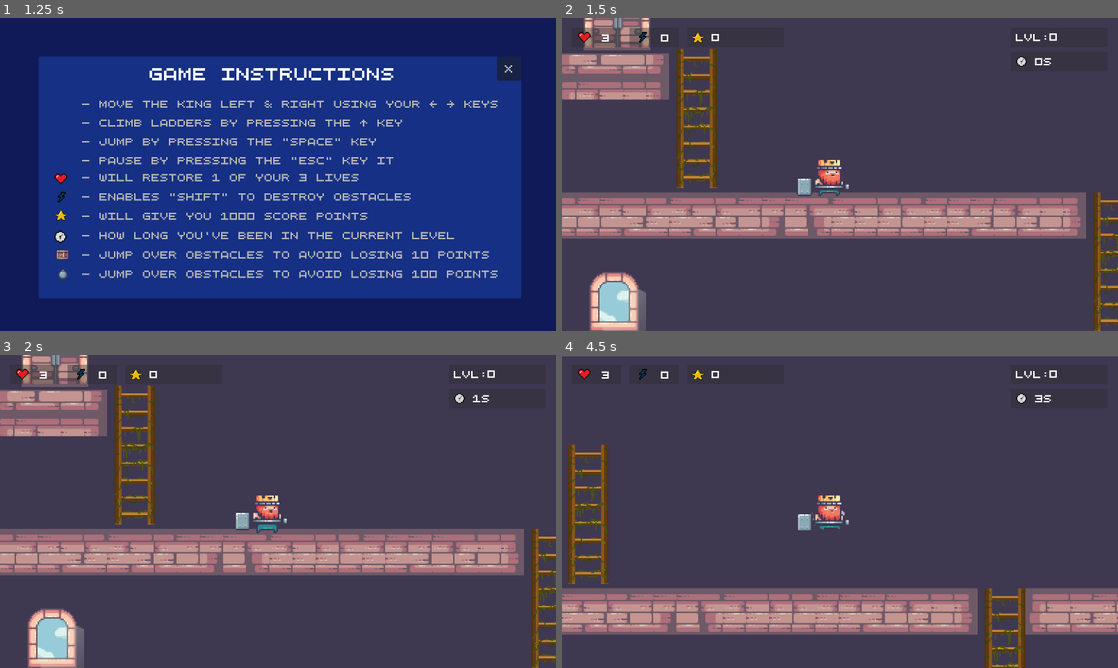
Above: before the commit, frames 1-4 (two rows, left to right).
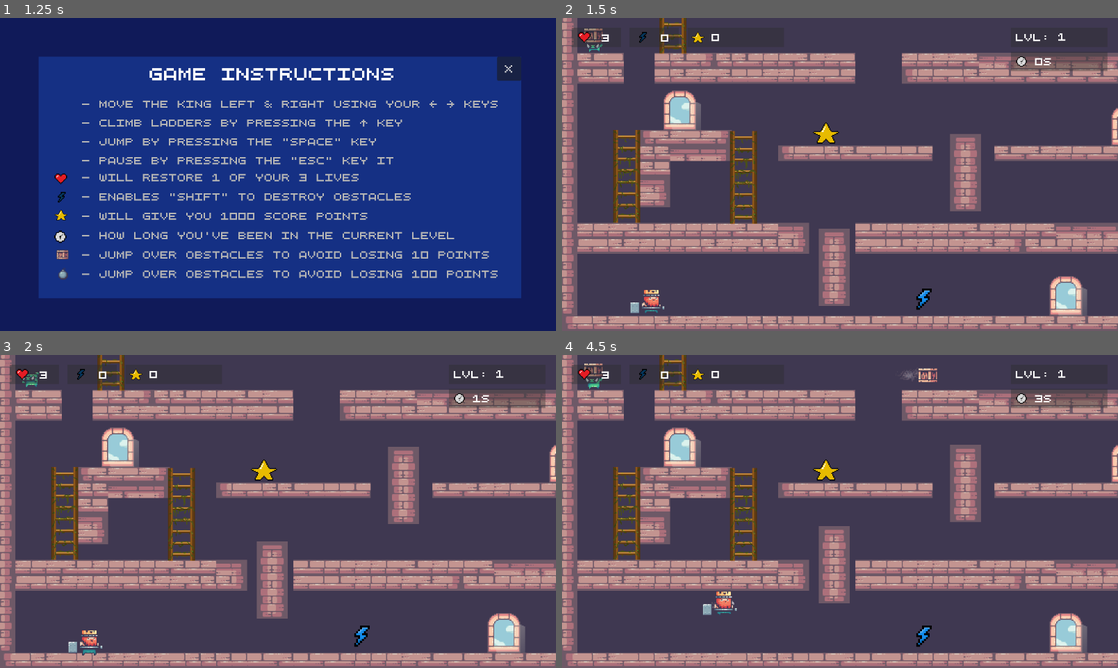
Above: after the commit, the same moments.

Repository: Ai2045/Castle-Climbers
Game: Godot game, scene res://Scenes/main_menu.tscn
The game is run twice, just before and just after one commit, with the same random seed, the same clock (stepped at 60 frames per second) and the same inputs.
Inputs:
- Up to frame 1 (1.25 s): click "NEW GAME" at 0.5 s
- Up to frame 2 (1.5 s): click "X" at 1.25 s
- Up to frame 3 (2 s): no input
- Up to frame 4 (4.5 s): tap Enter at 2 s; hold Right (ui_right) 2.03-2.78 s; hold Shift (ui_attack) 2.03-2.78 s; tap Space (ui_jump) at 2.27, 2.3, 2.57, 2.85, 3.02, 3.32, 3.8 s; hold Left (ui_left) 2.78-3.53 s; tap Shift (ui_attack) at 3.05, 4.35 s; hold Right (ui_right) 3.53-4.28 s; hold Shift (ui_attack) 3.53-4.28 s; hold Up (ui_up) from 4.28 s (still down)

Frame 1 is identical in both runs. In frame 2, 47% of the frame differs, in the area x 0-100%, y 0-100%; in frame 3, 47%; in frame 4, 50%.

Commit message:
fixed bugs

Diff:
--- a/Scenes/Bomb.tscn
+++ b/Scenes/Bomb.tscn
@@ -121,6 +121,9 @@
 shape = SubResource("CircleShape2D_kq0mx")
 
 [node name="Timer" type="Timer" parent="."]
+wait_time = 0.05
+one_shot = true
 
 [connection signal="body_entered" from="." to="." method="_on_body_entered"]
+[connection signal="animation_finished" from="AnimatedSprite2D" to="." method="_on_animated_sprite_2d_animation_finished"]
 [connection signal="timeout" from="Timer" to="." method="_on_timer_timeout"]
--- a/Scenes/BombSpawner.tscn
+++ b/Scenes/BombSpawner.tscn
@@ -68,6 +68,7 @@
 animated_sprite = NodePath("AnimatedSprite2D")
 
 [node name="Timer" type="Timer" parent="."]
+wait_time = 5.0
 autostart = true
 
 [node name="AnimatedSprite2D" type="AnimatedSprite2D" parent="."]
--- a/Scenes/Main.tscn
+++ b/Scenes/Main.tscn
@@ -2100,7 +2100,7 @@
 scale = Vector2(1, 0.75)
 
 [node name="Player" parent="." instance=ExtResource("1_45st0")]
-position = Vector2(358, 160)
+position = Vector2(100, 620)
 
 [node name="Platforms" type="Node2D" parent="."]
 
--- a/Scenes/Main_2.tscn
+++ b/Scenes/Main_2.tscn
@@ -2019,7 +2019,7 @@
 
 [sub_resource type="Animation" id="Animation_8n2ex"]
 resource_name = "bomb_movement"
-length = 5.0
+length = 10.0
 tracks/0/type = "value"
 tracks/0/imported = false
 tracks/0/enabled = true
@@ -2027,7 +2027,7 @@
 tracks/0/interp = 1
 tracks/0/loop_wrap = true
 tracks/0/keys = {
-"times": PackedFloat32Array(0, 5),
+"times": PackedFloat32Array(0, 10),
 "transitions": PackedFloat32Array(1, 1),
 "update": 0,
 "values": [0.0, 1.0]
--- a/Scenes/player.tscn
+++ b/Scenes/player.tscn
@@ -206,7 +206,7 @@
 }],
 "loop": false,
 "name": &"attack",
-"speed": 7.0
+"speed": 5.0
 }, {
 "frames": [{
 "duration": 1.0,
@@ -246,7 +246,7 @@
 }],
 "loop": false,
 "name": &"damage",
-"speed": 2.0
+"speed": 5.0
 }, {
 "frames": [{
 "duration": 1.0,
@@ -902,7 +902,7 @@
 health = NodePath("UI/Health")
 health_label = NodePath("UI/Health/Label")
 attack = NodePath("UI/Attack")
-attack_boost_timer = NodePath("AttackBoostTimer")
+attack_boost_timer = NodePath("")
 attack_rayCast = NodePath("AttackRayCast")
 score_rayCast = NodePath("ScoreRayCast")
 score_ui = NodePath("UI/Score")
@@ -942,12 +942,10 @@
 
 [node name="AnimatedSprite2D" type="AnimatedSprite2D" parent="."]
 sprite_frames = SubResource("SpriteFrames_0xd8b")
-animation = &"idle"
-frame = 10
-frame_progress = 1.0
+animation = &"attack"
 
 [node name="FixedCamera" type="Camera2D" parent="."]
-zoom = Vector2(3, 3)
+zoom = Vector2(2, 2)
 limit_left = 0
 limit_top = 0
 limit_right = 1152
@@ -1471,11 +1469,8 @@
 sprite_frames = SubResource("SpriteFrames_t8fdc")
 autoplay = "default"
 
-[node name="AttackBoostTimer" type="Timer" parent="."]
-wait_time = 1000.0
-
 [node name="AttackRayCast" type="RayCast2D" parent="."]
-target_position = Vector2(50, 0)
+target_position = Vector2(70, 0)
 collide_with_areas = true
 
 [node name="ScoreRayCast" type="RayCast2D" parent="."]
@@ -1775,5 +1770,4 @@
 [connection signal="pressed" from="PauseMenu/Menu/Container/ButtonSave" to="." method="_on_button_save_pressed"]
 [connection signal="pressed" from="PauseMenu/Menu/Container/ButtonLoad" to="." method="_on_button_load_pressed"]
 [connection signal="pressed" from="PauseMenu/Menu/Container/ButtonQuit" to="." method="_on_button_quit_pressed"]
-[connection signal="timeout" from="AttackBoostTimer" to="." method="_on_attack_boost_timer_timeout"]
 [connection signal="pressed" from="Instructions/Menu/Container/AcceptButton" to="." method="_on_accept_button_pressed"]
--- a/Scripts/Bomb.gd
+++ b/Scripts/Bomb.gd
@@ -14,8 +14,9 @@
 func _on_body_entered(body):
 	if body.name == "Player":
 		sprite_animated.play("explode")
+		Global.is_bomb_moving = false
 		timer.start()
-		Global.is_bomb_moving = false
+
 
 		if Global.can_hurt == true:
 			body.take_damage()
--- a/Scripts/Ladder.gd
+++ b/Scripts/Ladder.gd
@@ -4,9 +4,8 @@
 func _on_body_entered(body):
 	if body.name == "Player":
 		Global.is_climbing = true
-	print(Global.is_climbing)
+
 
 func _on_body_exited(body):
 	if body.name == "Player":
 		Global.is_climbing = false
-	print(Global.is_climbing)
--- a/Scripts/Player.gd
+++ b/Scripts/Player.gd
@@ -49,20 +49,20 @@
 @export var increaseScoreSFX: AudioStreamPlayer
 
 @export var runningParticles: GPUParticles2D
-
 var attack_time_left = 0
-
+var attack_boost_time = 3000
 var level_start_time = Time.get_ticks_msec()
 
 func _ready():
 
 	current_direction = -1
-	attack_time_left = attack_boost_timer.wait_time
-	print(attack_time_left)
+	attack_time_left = 0
 	update_lives.connect(health.update_lives)
 	update_attack_boost.connect(attack.update_attack_boost)
 	update_score.connect(score_ui.update_score)
+
 	health_label.text = str(lives)
+	update_level_label()
 
 	if Global.get_current_level_number() == 1:
 		set_process(false)
@@ -85,30 +85,39 @@
 		attack_time_left = max(0, attack_time_left -1)
 		update_attack_boost.emit(attack_time_left)
 
-		if Input.is_action_just_pressed("ui_attack"):
+		if Input.is_action_just_pressed("ui_attack") :
 			var target = attack_rayCast.get_collider()
 
 			if target != null:
 				if target.name == "Box" :
 					Global.disable_spawning()
 					target.queue_free()
-					increase_score(10)
+					increase_score(50)
 
 				if target.name == "Bomb":
 					Global.is_bomb_moving = false
-					increase_score(10)
+					target.queue_free()
+					increase_score(100)
 
 			Global.can_hurt = false
 		else :
 			Global.can_hurt = true
 
+
 	if Input.is_action_pressed("ui_jump"):
 		var target = score_rayCast.get_collider()
 
 		if target != null:
 			if target.name == "Box" or target.name == "Bomb":
 				if is_hurt == false:
-					increase_score(1)
+					increase_score(50)
+
+
+
+
+	if lives <= 0:
+		player_sprite.play("death")
+
 
 func horizontal_movement():
 
@@ -152,7 +161,7 @@
 		background_music.stop()
 		pauseMenu_music.play()
 
-	if event.is_action_pressed("ui_attack"):
+	if Input.is_action_pressed("ui_attack"):
 		if Global.is_attacking == true:
 			player_sprite.play("attack")
 			attackSFX.play()
@@ -184,9 +193,6 @@
 	if attack_time_left <= 0:
 		Global.is_attacking = false
 
-	set_physics_process(true)
-	is_hurt = false
-
 	if player_sprite.animation == "death":
 		get_tree().paused = true
 		gameOver_menu.visible = true
@@ -194,6 +200,7 @@
 		UI.visible = false
 		final_score_time_and_rating()
 
+		attack_time_left = 0
 		final_time.text = str(Global.final_time)
 		final_score.text = str(Global.final_score)
 		final_rating.text = str(Global.final_rating)
@@ -202,6 +209,10 @@
 
 		background_music.stop()
 		gameOver_music.play()
+	set_physics_process(true)
+	is_hurt = false
+
+
 
 func _process(delta):
 
@@ -254,7 +265,9 @@
 		damageSFX.play()
 
 	if lives <= 0:
+		set_physics_process(false)
 		player_sprite.play("death")
+
 
 func add_pickup(pickup):
 	if pickup == Global.Pickups.HEALTH:
@@ -265,6 +278,7 @@
 
 	if pickup == Global.Pickups.ATTACK:
 		Global.is_attacking = true
+		attack_time_left = attack_boost_time
 		boostSFX.play()
 
 	if pickup == Global.Pickups.SCORE:
